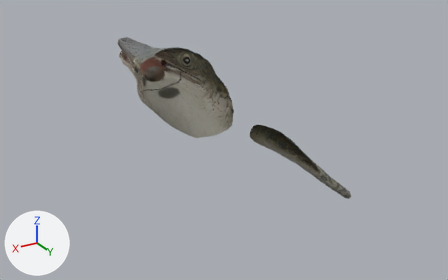
The glTF model public/assets/triassic/creatures/cymbospondylus.glb: old version first, new version second.
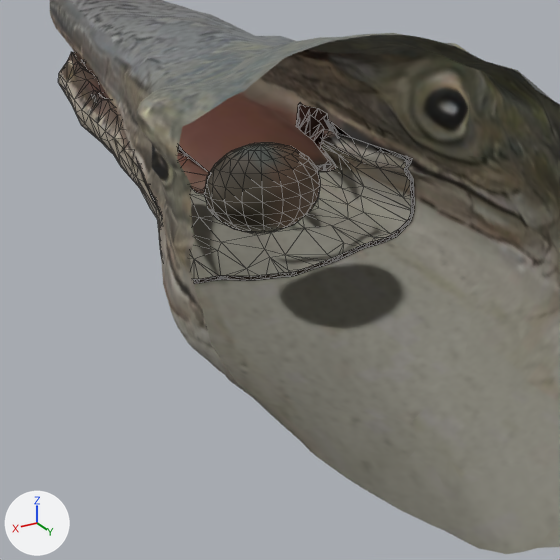
Old and new are each drawn whole from a camera (50 mm lens) standing at (2.171, 2.816, 1.755) and looking at (-0.374, -1.426, -0.366) and again close up on the part from 24% to 46% of the width and 15% to 50% of the height. Arrows for +X, +Y and +Z are at lower left; the lights stay in place. The older version's two pictures come first. The close-ups show mesh edges as thin lines. Everything nearer to the camera than a plane just in front of the edit is cut away. Vertices at exactly the same position are counted once.

Objects in the first close-up: 'Cymbospondylus authored body', 'Cymbospondylus authored body lower jaw', 'Mouth interior seam web', 'Seated jaw hinge tissue'.
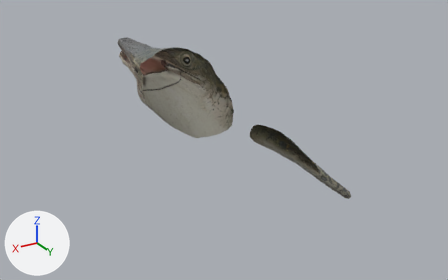
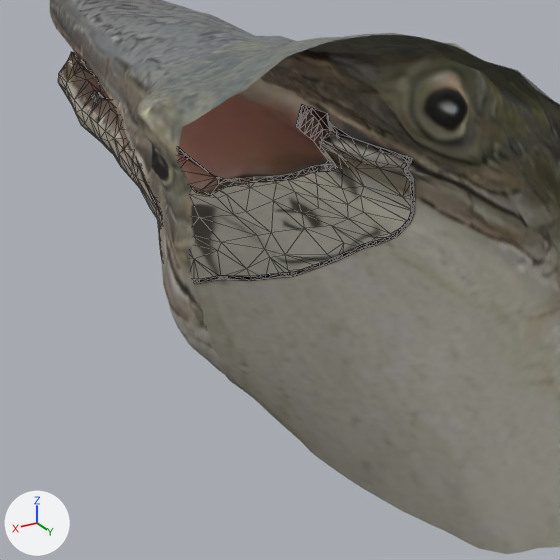
Pixel boxes [x1, y1, x2, y2] of what changed, in the close-ups (560 x 560 px; the box of a moved part takes in the faces that stretch with it):
```json
{"object": "Seated jaw hinge tissue", "change": "deleted", "before": [204, 142, 320, 234]}
{"object": "Mouth interior seam web", "change": "reshaped", "before": [178, 103, 414, 283], "after": [178, 105, 414, 283]}
{"part": 1, "of": "me_mouth_interior_seam_web", "change": "moved or reshaped", "before": [178, 146, 332, 283], "after": [178, 148, 332, 283], "on screen": "mostly hidden before"}
{"part": 2, "of": "me_mouth_interior_seam_web", "change": "moved or reshaped", "before": [296, 103, 386, 150], "after": [296, 105, 374, 149]}
```

Scene script edits in JSON lines:
```json
{"block": "me_mouth_interior_seam_web", "where": "# used by ob_mouth_interior_seam_web; location = (0.0, 0.0, 0.0)"}
{"op": "remove", "block": "me_mouth_interior_seam_web", "code": "me_mouth_interior_seam_web.from_pydata(...)  # 314 vertices, 500 faces; spans x -0.199..0.222, y -2.115..-1.859, z 0.033..0.241"}
{"op": "add", "block": "me_mouth_interior_seam_web", "code": "me_mouth_interior_seam_web.from_pydata(...)  # 314 vertices, 500 faces; spans x -0.199..0.222, y -2.115..-1.86, z 0.033..0.239"}
{"block": "me_mouth_interior_seam_web", "change": "me_mouth_interior_seam_web part 1: 51 of 314 vertices moved; they spanned x -0.076..0.215, y -2.105..-1.859, z 0.055..0.241 and now span x -0.076..0.215, y -2.102..-1.86, z 0.055..0.239; mean shift (0.0, 0.0, 0.0); largest move (0.137, -2.105, 0.22) -> (0.136, -2.102, 0.236)"}
{"block": "me_mouth_interior_seam_web", "change": "me_mouth_interior_seam_web part 2"}
{"op": "set", "path": "me_mouth_interior_seam_web.vertices[183].co", "old": "(-0.113, -1.991, 0.212)", "new": "(-0.112, -1.993, 0.211)", "note": "pixel (324, 128) -> pixel (323, 129)"}
{"op": "set", "path": "me_mouth_interior_seam_web.vertices[186].co", "old": "(-0.116, -2.009, 0.216)", "new": "(-0.114, -2.008, 0.217)", "note": "pixel (320, 123) -> pixel (319, 122)"}
{"op": "set", "path": "me_mouth_interior_seam_web.vertices[189].co", "old": "(-0.11, -2.033, 0.225)", "new": "(-0.114, -2.028, 0.223)", "note": "pixel (310, 114) -> pixel (314, 116)"}
{"op": "set", "path": "me_mouth_interior_seam_web.vertices[192].co", "old": "(-0.118, -2.051, 0.228)", "new": "(-0.116, -2.054, 0.227)", "note": "pixel (309, 108) -> pixel (307, 109)"}
{"op": "set", "path": "me_mouth_interior_seam_web.vertices[195].co", "old": "(-0.119, -2.057, 0.224)", "new": "(-0.115, -2.058, 0.23)", "note": "not seen -> pixel (306, 106)"}
{"op": "set", "path": "me_mouth_interior_seam_web.vertices[198].co", "old": "(-0.111, -2.07, 0.235)", "new": "(-0.112, -2.067, 0.233)", "note": "pixel (300, 102) -> pixel (301, 104)"}
{"op": "set", "path": "me_mouth_interior_seam_web.vertices[201].co", "old": "(-0.105, -2.063, 0.235)", "new": "(-0.11, -2.06, 0.233)", "note": "pixel (298, 104) -> pixel (302, 105)"}
{"op": "set", "path": "me_mouth_interior_seam_web.vertices[204].co", "old": "(-0.127, -2.042, 0.23)", "new": "(-0.118, -2.046, 0.231)", "note": "pixel (318, 108) -> pixel (311, 107)"}
{"op": "set", "path": "me_mouth_interior_seam_web.vertices[207].co", "old": "(-0.133, -2.022, 0.225)", "new": "(-0.133, -2.021, 0.226)", "note": "pixel (327, 113)"}
{"op": "set", "path": "me_mouth_interior_seam_web.vertices[210].co", "old": "(-0.125, -2.018, 0.219)", "new": "(-0.13, -2.017, 0.222)", "note": "pixel (323, 118) -> pixel (326, 116)"}
{"op": "set", "path": "me_mouth_interior_seam_web.vertices[213].co", "old": "(-0.128, -2.013, 0.218)", "new": "(-0.129, -2.012, 0.218)", "note": "pixel (326, 120) -> pixel (327, 120)"}
{"op": "set", "path": "me_mouth_interior_seam_web.vertices[216].co", "old": "(-0.132, -2.005, 0.217)", "new": "(-0.132, -2.005, 0.213)", "note": "pixel (331, 121) -> pixel (331, 124)"}
{"op": "set", "path": "me_mouth_interior_seam_web.vertices[225].co", "old": "(-0.167, -1.929, 0.192)", "new": "(-0.168, -1.928, 0.192)"}
{"block": "me_mouth_interior_seam_web", "change": "other edits to the shape of me_mouth_interior_seam_web do not show in these pictures"}
{"op": "remove", "block": "ob_seated_jaw_hinge_tissue", "code": ["ob_seated_jaw_hinge_tissue = bpy.data.objects.new('Seated jaw hinge tissue', me_sphere)", "ob_seated_jaw_hinge_tissue.location = (0.0, 0.0, 0.0)"]}
```
